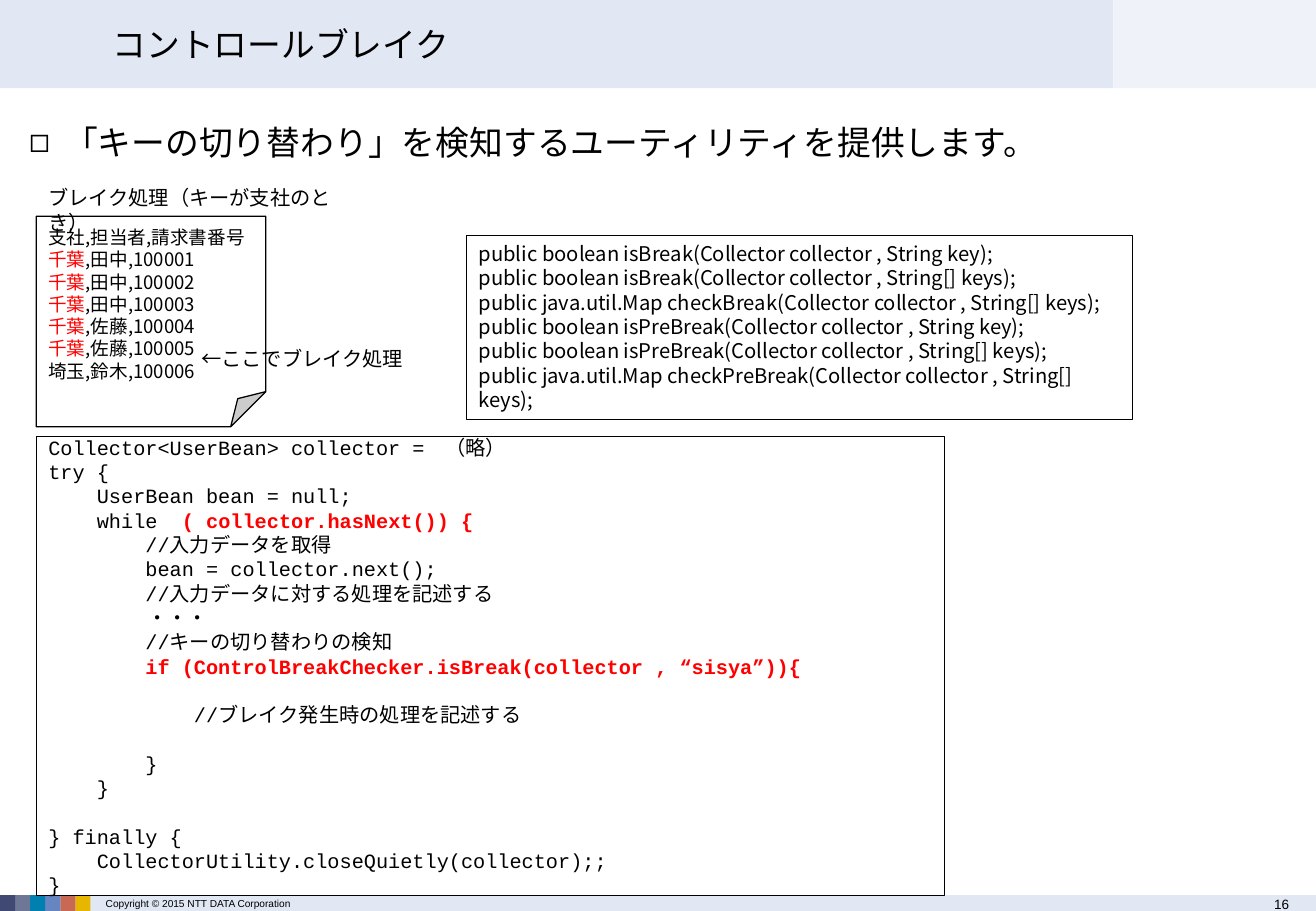
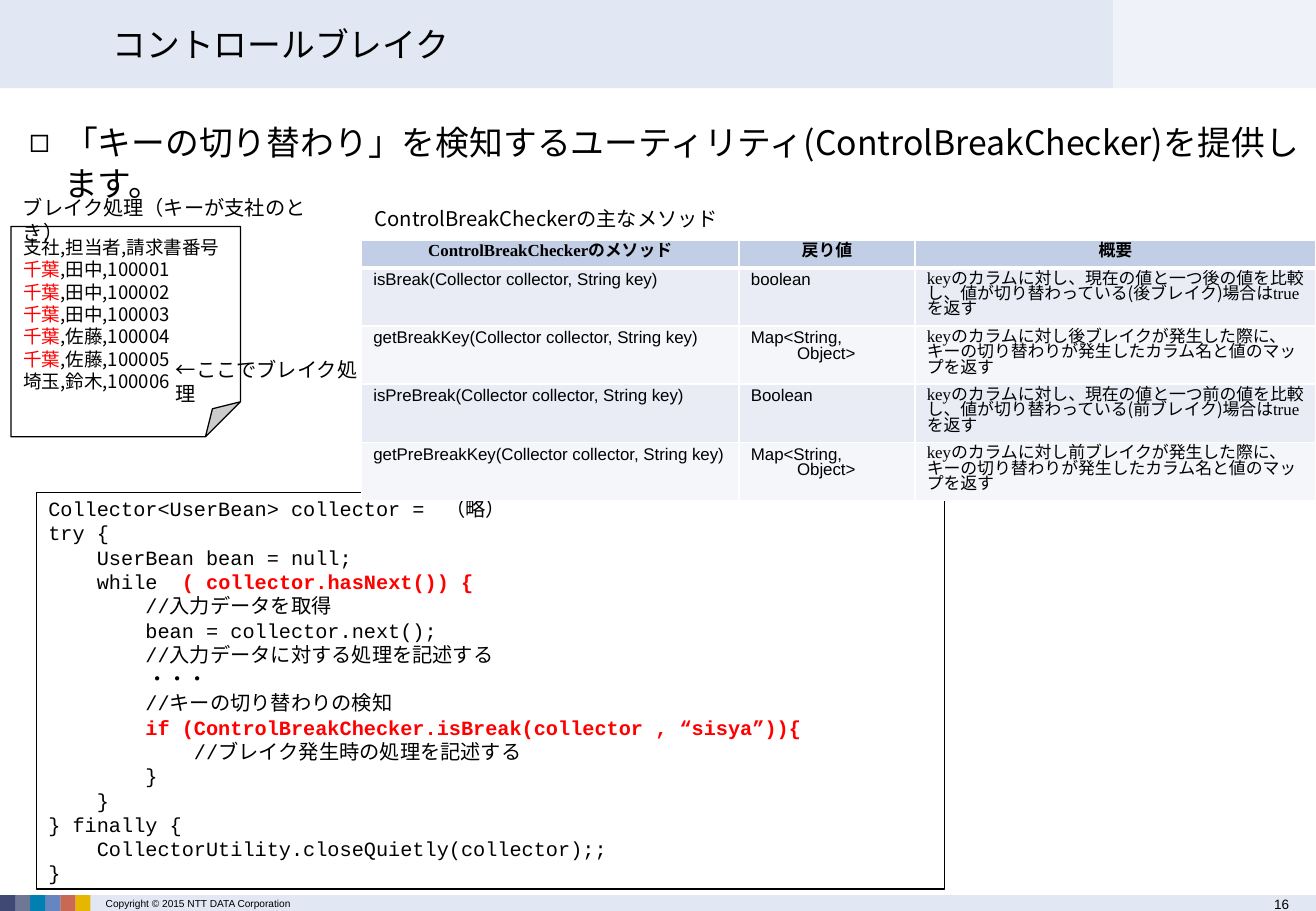
Before and after one commit to terasoluna-batch/terasoluna-doc, a slide deck: slide 16 of architecture/TERASOLUNA Batch Framework for Java Version 3.x 説明資料.pptx. Drawn at 1316x911 pixels with LibreOffice and Linux fonts; fonts in the diff are those of the drawing; background and template pictures are left out. Boxes give left, top, right and bottom in pixels: in the first picture for what was removed or moved away, otherwise in the second. Text is boxed around its words. In the diff, an @@ line names an element or a change of style, - is before the commit and + after.

```diff
--- a/architecture/TERASOLUNA Batch Framework for Java Version 3.x 説明資料.pptx
+++ b/architecture/TERASOLUNA Batch Framework for Java Version 3.x 説明資料.pptx
@@ text at [64, 126, 1299, 205]: text changed @@
-◻ 「キーの切り替わり」を検知するユーティリティを提供します。
+◻ 「キーの切り替わり」を検知するユーティリティ(ControlBreakChecker)を提供します。
@@ text "ブレイク処理（キーが支社のとき）": place and size @@
-text "ブレイク処理（キーが支社のとき）" at [48, 187, 331, 207]
+text "ブレイク処理（キーが支社のとき）" at [23, 194, 306, 217]
@@ text added at [375, 209, 718, 228], 12 pt, text #000000 @@
+ControlBreakCheckerの主なメソッド
@@ folded corner "支社,担当者,請求書番号": place and size @@
-folded corner "支社,担当者,請求書番号" at [36, 216, 266, 427]
+folded corner "支社,担当者,請求書番号" at [11, 226, 241, 436]
@@ rectangle removed at [467, 236, 1133, 419] @@
-public boolean isBreak(Collector collector , String key);
-public boolean isBreak(Collector collector , String[] keys);
-public java.util.Map checkBreak(Collector collector , String[] keys);
-public boolean isPreBreak(Collector collector , String key);
-public boolean isPreBreak(Collector collector , String[] keys);
-public java.util.Map checkPreBreak(Collector collector , String[] keys);
@@ table added at [362, 241, 1316, 494], 5 rows, 3 columns @@
+ControlBreakCheckerのメソッド | 戻り値 | 概要
+isBreak(Collector collector, String key) | boolean | keyのカラムに対し、現在の値と一つ後の値を比較し、値が切り替わっている(後ブレイク)場合はtrueを返す
+getBreakKey(Collector collector, String key) | Map<String, Object> | keyのカラムに対し後ブレイクが発生した際に、キーの切り替わりが発生したカラム名と値のマップを返す
+isPreBreak(Collector collector, String key) | Boolean | keyのカラムに対し、現在の値と一つ前の値を比較し、値が切り替わっている(前ブレイク)場合はtrueを返す
+getPreBreakKey(Collector collector, String key) | Map<String, Object> | keyのカラムに対し前ブレイクが発生した際に、キーの切り替わりが発生したカラム名と値のマップを返す
@@ text "←ここでブレイク処理" rewrapped from [201, 345, 403, 372] to [176, 356, 358, 402] @@
@@ rectangle "Collector<UserBean> collector = （略）": place and size @@
-rectangle "Collector<UserBean> collector = （略）" at [36, 436, 945, 896]
+rectangle "Collector<UserBean> collector = （略）" at [36, 492, 945, 889]
```
Also in this commit, not shown: 7 other slides changed, 1 slide added, 1 slide removed.
